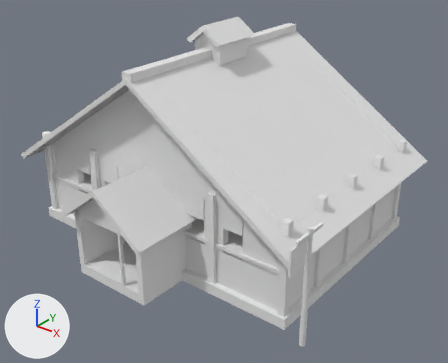
What one commit did to the OBJ model UnityProject/Assets/Art/Buildings/Alehouse.obj.
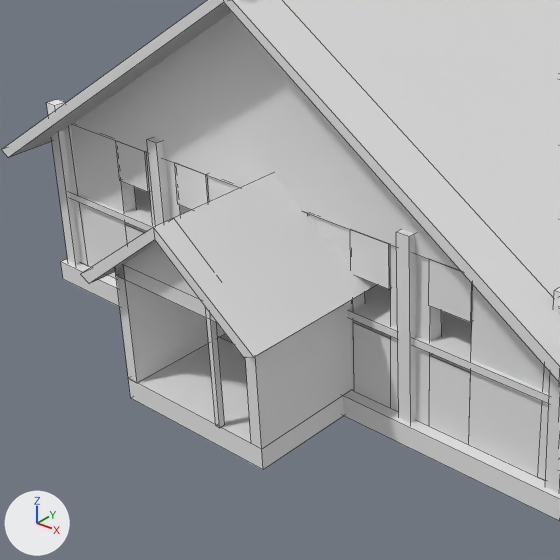
Each version appears first whole from a camera (50 mm lens) standing at (12.44, -15.42, 11.18) and looking at (0.9, -0.99, 2.23), and next in a close-up on the part from 4% to 63% of the width and 23% to 96% of the height. The axes (+X, +Y, +Z) are drawn at lower left. The lights are the same throughout. The last two pictures show the newer version. The close-ups show mesh edges as thin lines. Where no turn or scale is listed for an object, it has been applied to the vertices. Vertices at exactly the same position are counted once.

The first close-up shows 'Alehouse'.
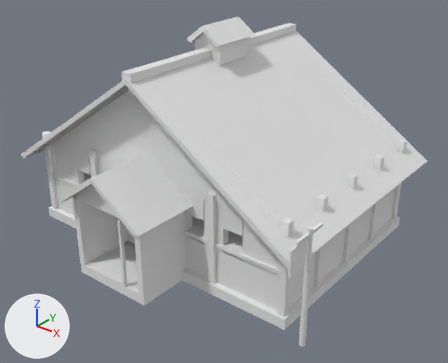
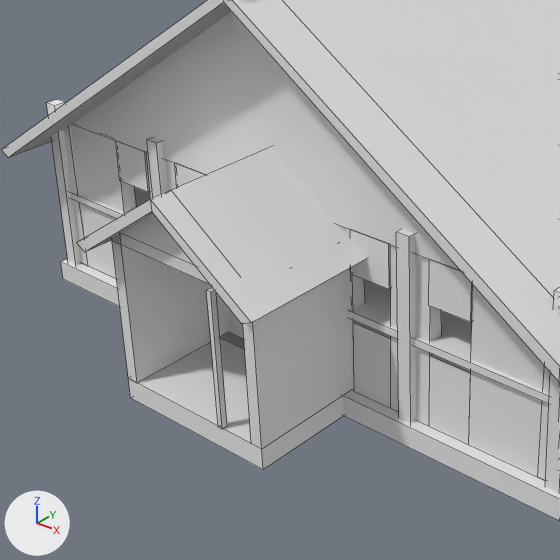
The change in detail:
me_alehouse has 430 vertices, 350 faces and spans x -5.7..5.98, y -5.7..4.2, z 0.0..7.2.
me_alehouse is used by ob_alehouse; location (0.0, 0.0, 0.0).
me_alehouse part 1: the loose piece of 8 vertices spanning x 0.51..0.59, y -5.37..-5.27, z 0.35..2.4 is scaled about its middle by (1, 1, 1.07), then moved by (0.05, 0.0, 0.07).
me_alehouse part 2: the loose piece of 12 vertices spanning x -1.75..1.75, y -5.7..-3.1, z 2.05..3.44 is scaled about its middle by (1, 1, 0.921), then moved by (0.0, 0.0, 0.46).
me_alehouse part 3: all 2 vertices in x 0.0, y -5.35..-3.45, z 3.44 are moved by (0.0, 0.0, 0.41).
me_alehouse part 4: all 8 vertices in x -1.4..1.4, y -5.35..-3.45, z 2.34 are moved by (0.0, 0.0, 0.51).
me_alehouse part 5: all 4 vertices in x -1.4..1.4, y -5.35..-3.45, z 2.09 are moved by (0.0, 0.0, 0.56).

What differs and where, as boxes [x1, y1, x2, y2] in the close-ups (560 x 560 px; the box of a moved part takes in the faces that stretch with it):
part 1 of me_alehouse, moved or reshaped
    before: [206, 309, 225, 428]
    after: [207, 288, 227, 429]
part 2 of me_alehouse, moved or reshaped
    before: [80, 173, 377, 358]
    after: [76, 147, 366, 324]
part 3 of me_alehouse, moved or reshaped
    before: [124, 243, 199, 299]
    after: [122, 214, 194, 265]
part 4 of me_alehouse, moved or reshaped
    before: [116, 265, 352, 449]
    after: [112, 235, 352, 449]
part 5 of me_alehouse, moved or reshaped
    before: [115, 265, 217, 323]
    after: [116, 233, 209, 284]
